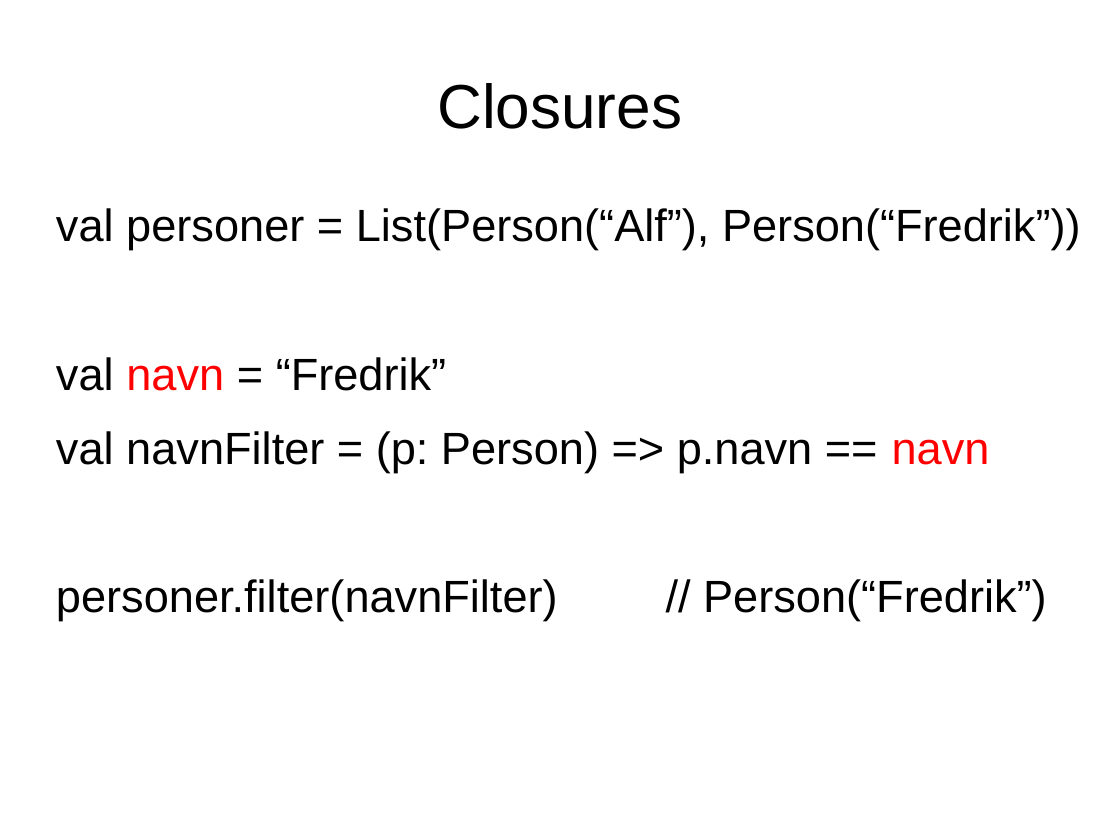
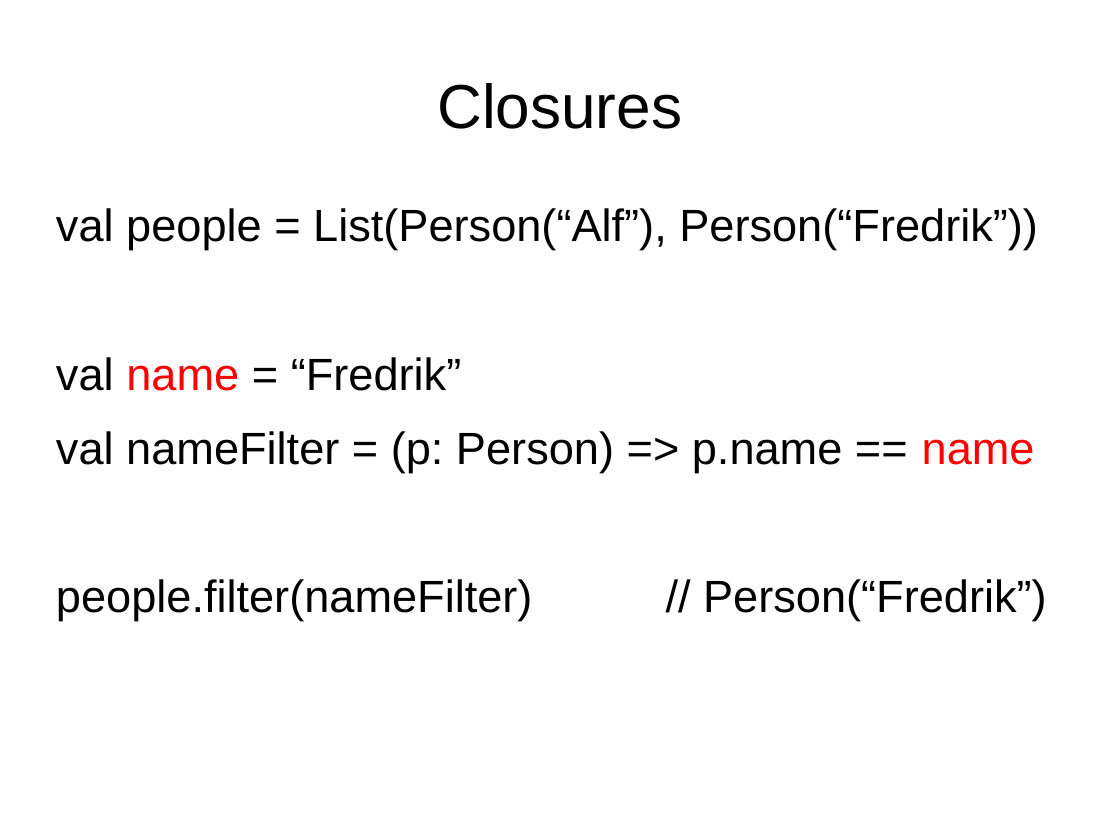
Before and after one commit to javaBin/scala-training-slides, a slide deck: slide 6 of 1.4 - firstclassfunctions.odp. Drawn at 1120x840 pixels with LibreOffice and Linux fonts; fonts in the diff are those of the drawing; background and template pictures are left out. Boxes give left, top, right and bottom in pixels: in the first picture for what was removed or moved away, otherwise in the second. Text is boxed around its words. In the diff, an @@ line names an element or a change of style, - is before the commit and + after.

```diff
--- a/1.4 - firstclassfunctions.odp
+++ b/1.4 - firstclassfunctions.odp
@@ text at (56,208,1047,621): text changed @@
-val personer = List(Person(“Alf”), Person(“Fredrik”))
-val navn = “Fredrik”
-val navnFilter = (p: Person) => p.navn == navn
-personer.filter(navnFilter) // Person(“Fredrik”)
+val people = List(Person(“Alf”), Person(“Fredrik”))
+val name = “Fredrik”
+val nameFilter = (p: Person) => p.name == name
+people.filter(nameFilter) // Person(“Fredrik”)
```
Also in this commit, not shown: 3 other slides changed, 11 other files.
